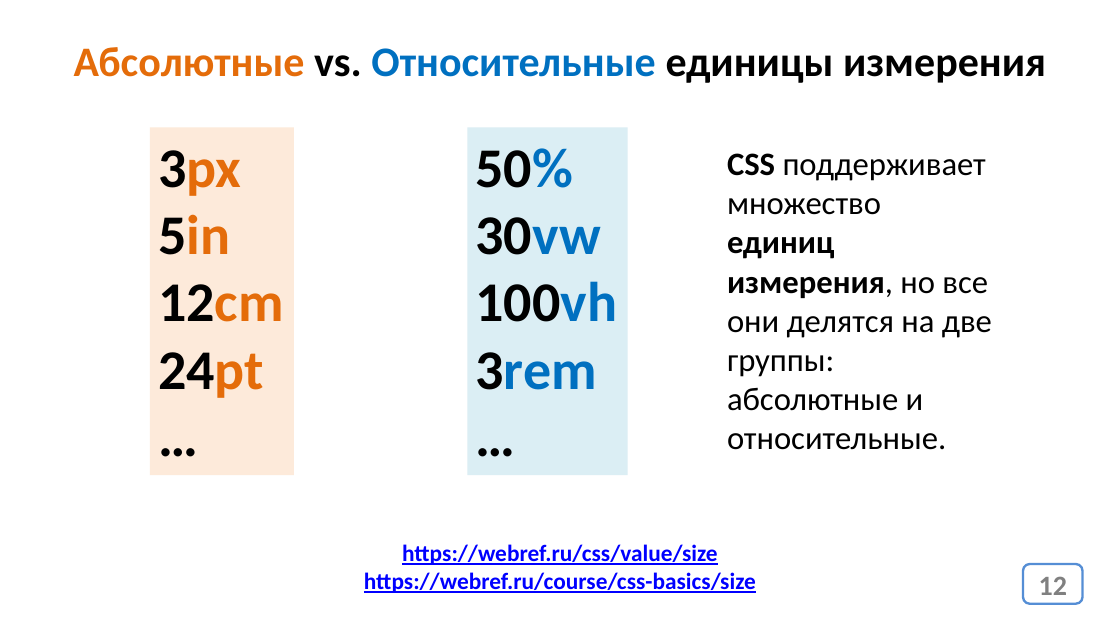
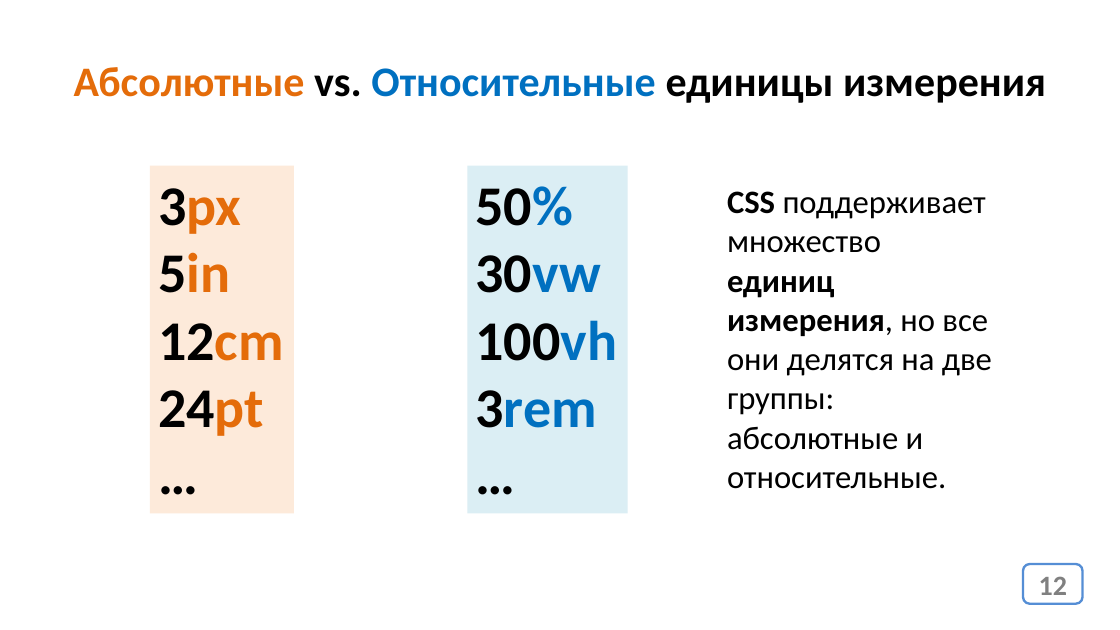
Before and after one commit to web44-ortdnipro/lesson04, a slide deck: slide 12 of lesson04.pptx. Drawn at 1120x630 pixels with LibreOffice and Linux fonts; fonts in the diff are those of the drawing. Boxes give left, top, right and bottom in pixels: in the first picture for what was removed or moved away, otherwise in the second. Text is boxed around its words. In the diff, an @@ line names an element or a change of style, - is before the commit and + after.

```diff
--- a/lesson04.pptx
+++ b/lesson04.pptx
@@ text "Абсолютные vs. Относительные единицы измерения": place and size @@
-text "Абсолютные vs. Относительные единицы измерения" at <box>74,47,1046,83</box>
+text "Абсолютные vs. Относительные единицы измерения" at <box>74,67,1046,103</box>
@@ 2 rectangles, 1 text: place and size @@
-2 rectangles, 1 text at <box>150,128,992,476</box>
+2 rectangles, 1 text at <box>150,166,992,513</box>
@@ text removed at <box>364,544,756,593</box> @@
-https://webref.ru/css/value/size
-https://webref.ru/course/css-basics/size
```
Also in this commit, not shown: 9 other slides changed, 1 other file.
